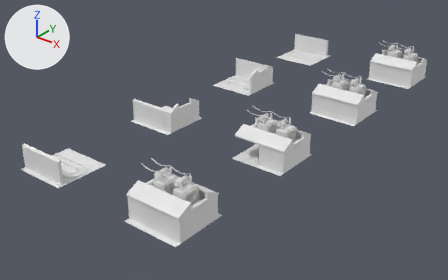
A saved change to the Blender file infrastructure/tram/trambits/tram_depots.blend.
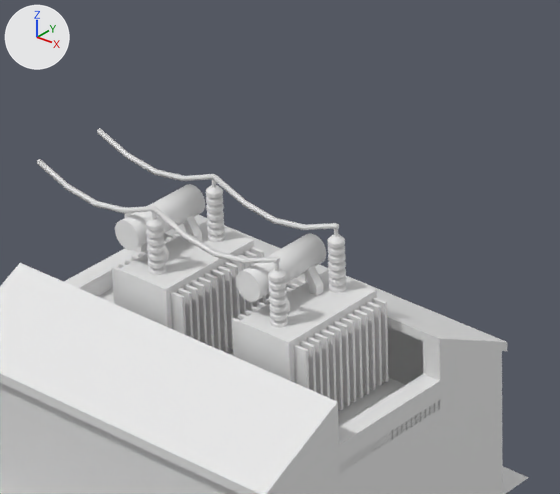
The first picture shows the older version from a 50 mm lens placed at (10.63, -10.95, 9.87), pointed at (-3.04, 6.14, -0.72). The close-ups show both versions on the part from 30% to 51% of the width and 49% to 78% of the height of that picture; other places that the commit changed are outside them. Arrows for +X, +Y and +Z are at upper left; the lights stay in place.
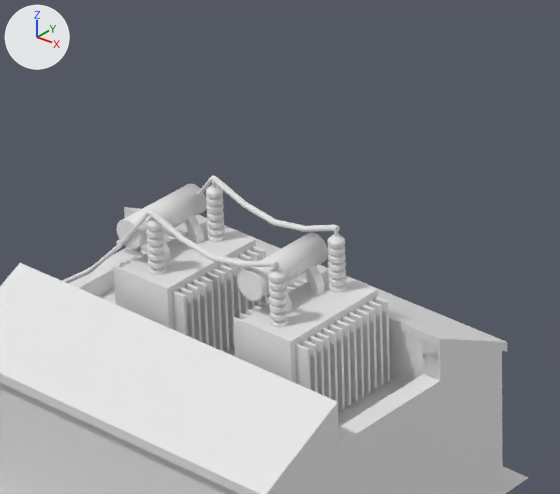
Pixel boxes (x1, y1, x2, y2) of what changed, in the close-ups (560 x 494 px):
'Cube.237', reshaped
    before: (37, 128, 216, 213)
    after: (62, 175, 340, 283)
'Cube.001', deleted
    before: (154, 175, 339, 264)
part 1 of me_cube_012, built on
    before: (37, 159, 280, 264)
    after: (62, 209, 278, 283)
part 2 of me_cube_012, built on
    before: (97, 128, 339, 230)
    after: (116, 175, 340, 245)
part 4 of me_plane, built on
    before: (98, 288, 440, 471)
    after: (98, 233, 438, 427)

The change, as a diff of the scene's bpy script:
```diff
--- a/infrastructure/tram/trambits/tram_depots.blend.py
+++ b/infrastructure/tram/trambits/tram_depots.blend.py
@@ me_cube_012 @@
 # used by ob_cube_237; location = (-0.25, 0.01, 0.7); rotation_euler = (0.0, 0.0, -1.571), in degrees (0, 0, -90)
-me_cube_012.from_pydata(...)  # 48 vertices, 44 faces; spans x -0.21..0.21, y -0.75..0.01, z 0.74..0.86
+me_cube_012.from_pydata(...)  # 352 vertices, 324 faces; spans x -0.305..0.325, y -0.75..0.77, z 0.185..0.855
+# me_cube_012 part 1: 24 vertices removed from x 0.19..0.21, y -0.75..0.01, z 0.74..0.86; 176 vertices added at x 0.205..0.325, y -0.75..0.77, z 0.185..0.855
+# me_cube_012 part 2: 24 vertices removed from x -0.21..-0.19, y -0.75..0.01, z 0.74..0.86; 176 vertices added at x -0.305..-0.185, y -0.75..0.77, z 0.185..0.855
+# me_cube_012 part 3: the surface is now shaded flat
 me_cube_012.materials.append(mat_rail_steelshiny)
+me_cube_012.materials.append(mat_powerstation_ceramicinsulator)
@@ me_plane @@
 # used by ob_plane_002; location = (0.0, 0.0, 0.0); rotation_euler = (0.0, 0.0, -1.571), in degrees (0, 0, -90)
-me_plane.from_pydata(...)  # 32 vertices, 26 faces; spans x -0.84..0.84, y -1.0..1.0, z 0.7..1.08
+me_plane.from_pydata(...)  # 48 vertices, 42 faces; spans x -0.84..0.84, y -1.0..1.0, z 0.7..1.08
+# me_plane part 4: 4 vertices moved from x -0.35..0.35, y -1.0..1.0, z 0.7 to x -0.4..0.4, y -0.99..0.99, z 0.7; 4 vertices removed from x -0.35..0.35, y -1.0..1.0, z 0.75; 20 vertices added at x -0.4..0.4, y -0.99..0.99, z 0.7..1.03
 me_plane.materials.append(mat_roof_blackfelt)
@@ ob_cube_001 @@
-ob_cube_001 = bpy.data.objects.new('Cube.001', me_cube_012)
-ob_cube_001.location = (0.51, 0.01, 0.7)
-ob_cube_001.rotation_euler = (0.0, 0.0, -1.571)  # degrees (0, 0, -90)
```
